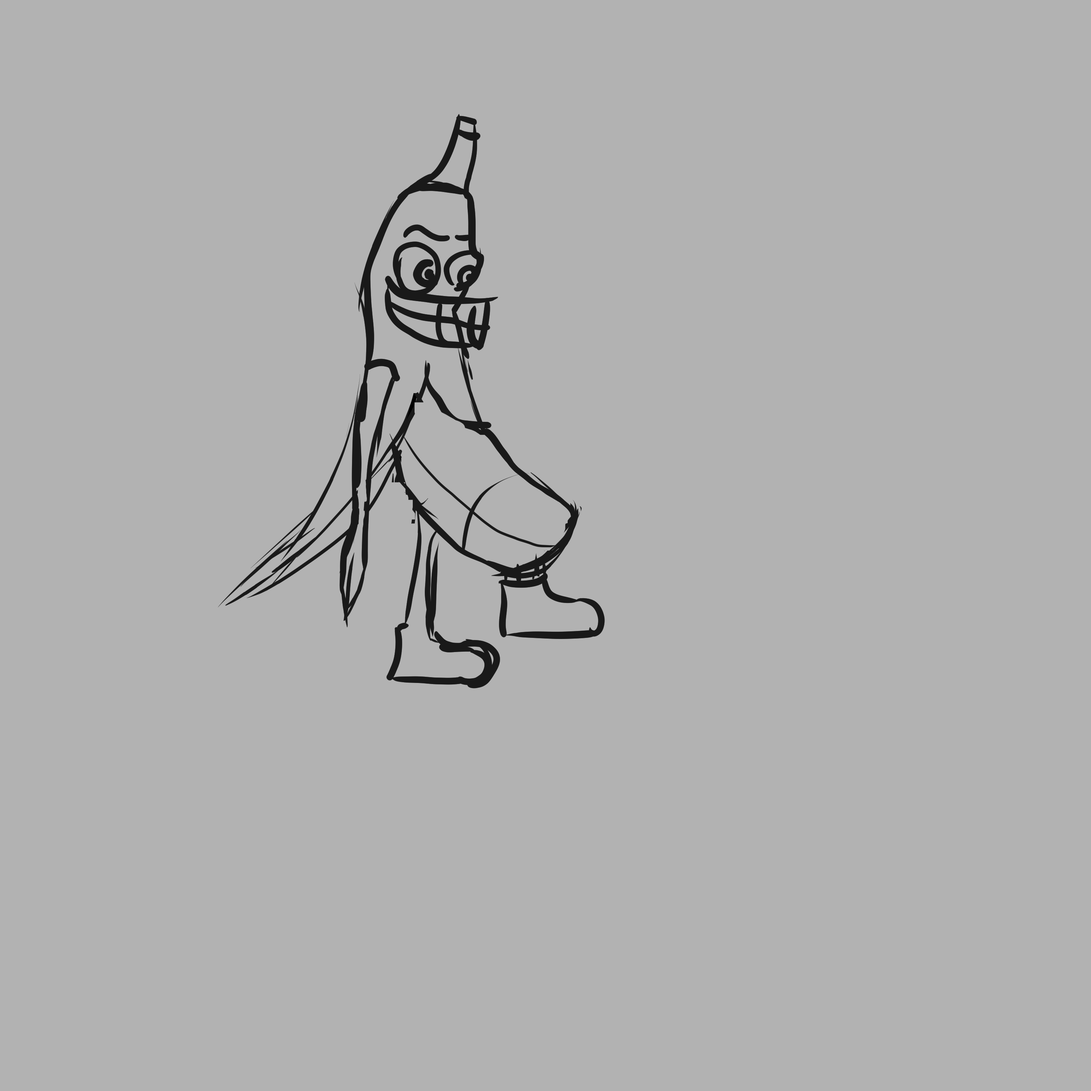
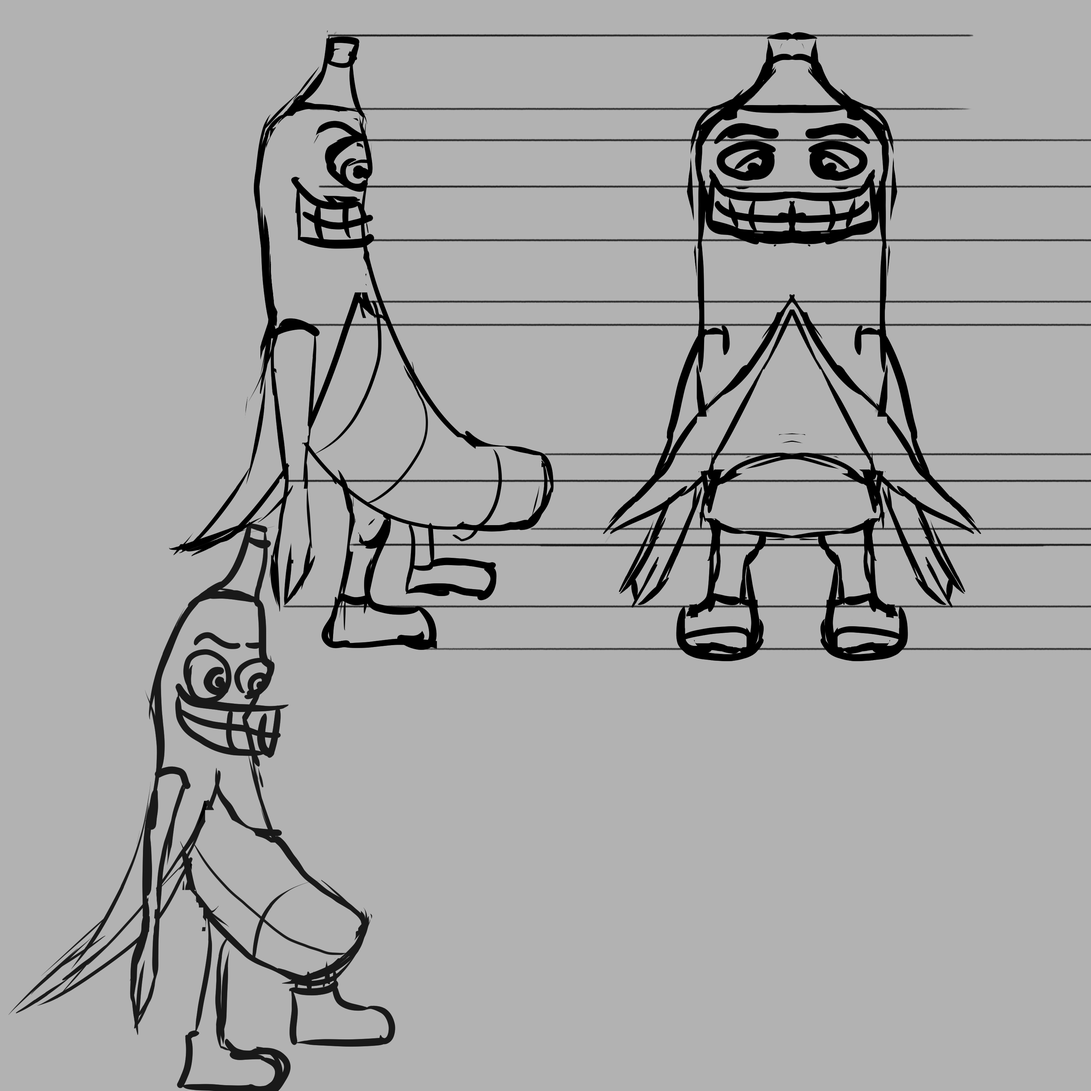
Revision of a layered 1091 x 1091 image; what changed, layer by layer:
added layer "Layer 7" above "Layer 6" over left=582, top=32, right=1002, bottom=662
added layer "Layer 6" above "Layer 3" over left=279, top=30, right=1091, bottom=652
added layer "Layer 3" (1st of 2) above "Layer 3" over left=162, top=30, right=652, bottom=676
painted on "Layer 3" (2nd of 2) over left=8, top=93, right=629, bottom=1091
